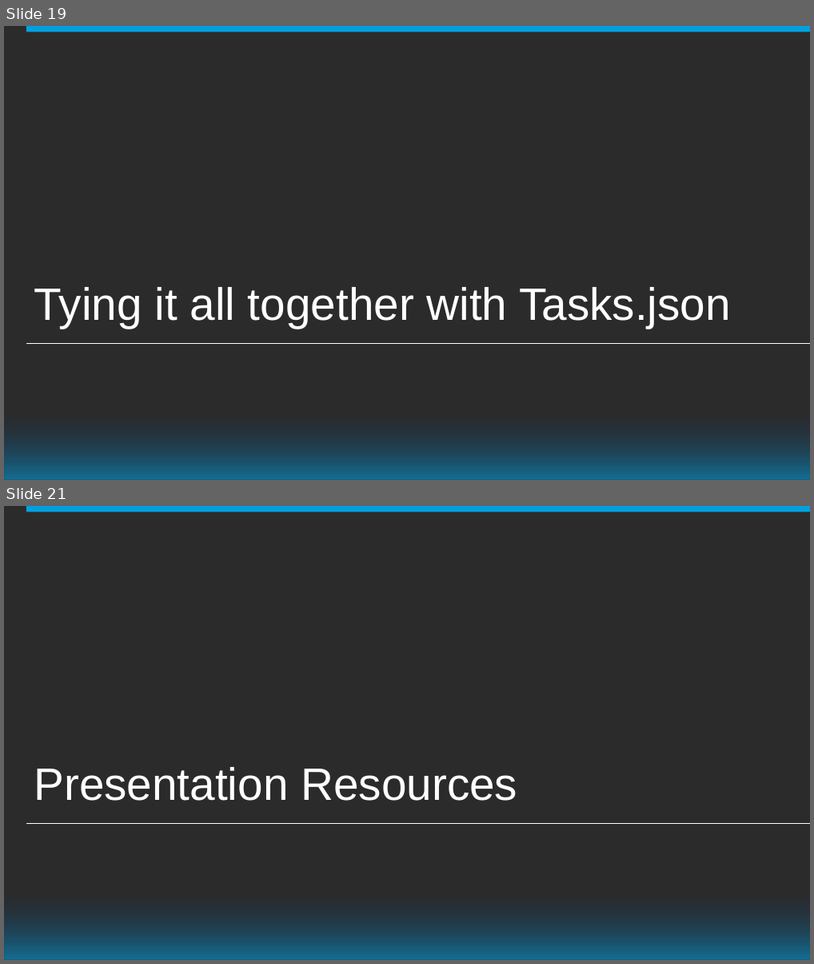
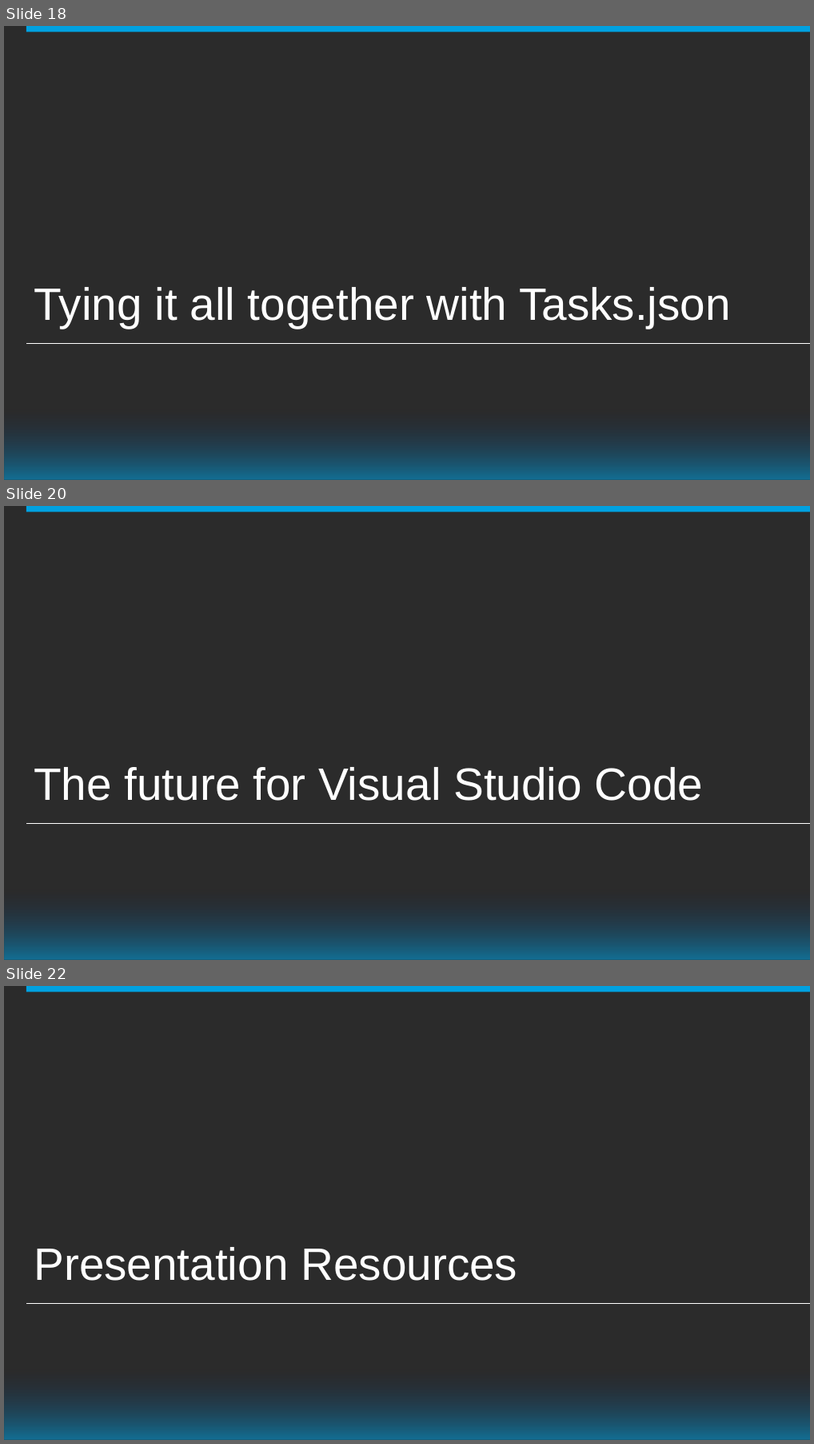
Before and after one commit to mobiletta/VSCode-DF15, a slide deck: John Nelson - DF15 - PowerPoint Presentation - Draft.pptx. Shown one above the other, each under a label of ours: slides 19 and 21 before the commit, slides 18, 20 and 22 after it; the slides between them are not shown. The pictures are 814x964 and 814x1444 pixels, drawn with LibreOffice and Linux fonts; fonts in the diff are those of the drawing; background and template pictures are left out; a plain dark background stands for a picture behind light text. Boxes give left, top, right and bottom in pixels: in the first picture for what was removed or moved away, otherwise in the second. Text is boxed around its words. In the diff, an @@ line names an element or a change of style, - is before the commit and + after.

```diff
--- a/John Nelson - DF15 - PowerPoint Presentation - Draft.pptx
+++ b/John Nelson - DF15 - PowerPoint Presentation - Draft.pptx
@@ slide 20 added at <box>4,506,810,960</box>, background picture (left out); not listed: 3 template elements that a slide beside it also shows @@
@@ title added at <box>34,767,704,800</box>, 54 pt, text #FFFFFF @@
+The future for Visual Studio Code
@@ what was slide 19 is now slide 18 @@
@@ what was slide 21 is now slide 22 @@
```
Also in this commit, not shown: 1 slide changed, 1 other slide added, 1 slide removed.
